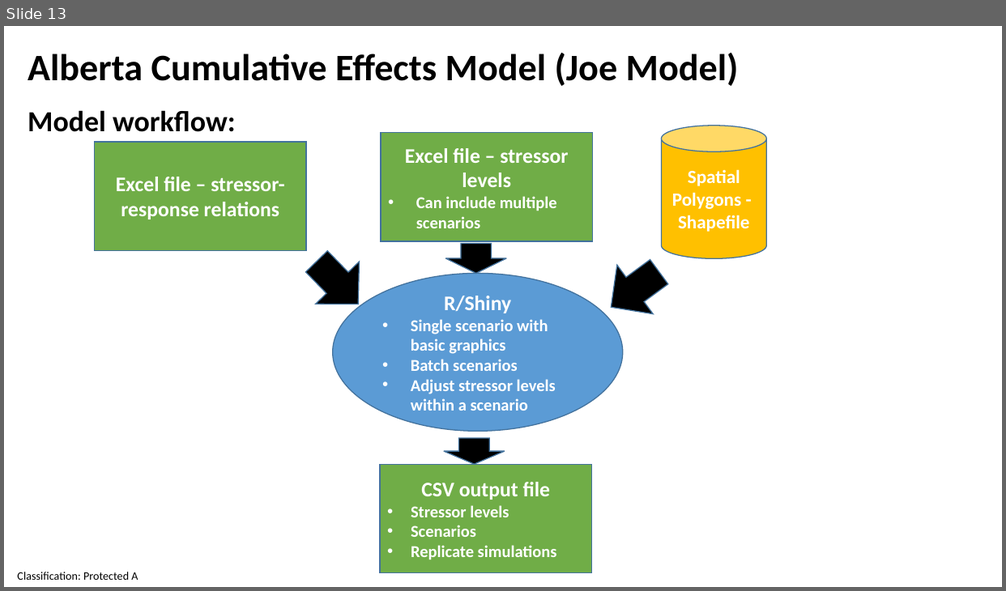
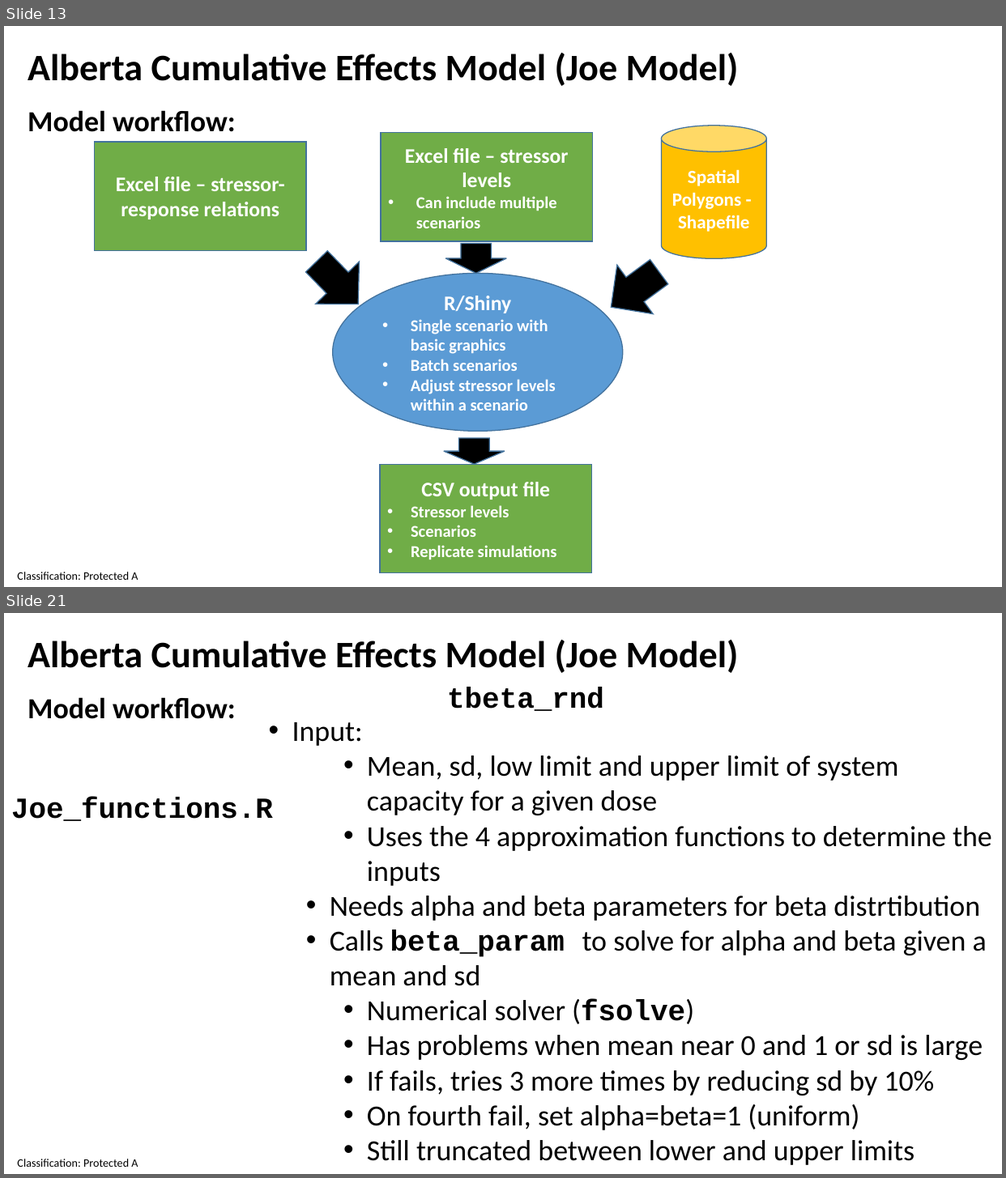
Before and after one commit to andrewpaul68/Shiny_Joe_Models, a slide deck: Joe_Shiny_28April2021.pptx. Shown one above the other, each under a label of ours: slide 13 before the commit, slides 13 and 21 after it; the slides between them are not shown. The pictures are 1006x591 and 1006x1178 pixels, drawn with LibreOffice and Linux fonts; fonts in the diff are those of the drawing. Boxes give left, top, right and bottom in pixels: in the first picture for what was removed or moved away, otherwise in the second. Text is boxed around its words. In the diff, an @@ line names an element or a change of style, - is before the commit and + after.

Commit message:
-pptx updated with more details on the coding work flow. -beta_param function updated with input from Kyle Wilson's analytical solution and checks for inappropriate mean and sd values

```diff
--- a/Joe_Shiny_28April2021.pptx
+++ b/Joe_Shiny_28April2021.pptx
@@ slide 21 added at [4,613,1002,1174], background #FFFFFF; not listed: 1 template element that a slide beside it also shows @@
@@ text added at [27,640,739,673], 36 pt, text #000000, bold @@
+Alberta Cumulative Effects Model (Joe Model)
@@ text added at [27,697,235,719], 28 pt, text #000000, bold @@
+Model workflow:
@@ text added at [447,688,604,711], 28 pt, text #000000, bold @@
+tbeta_rnd
@@ text added at [292,722,992,1165], 28 pt, text #000000 @@
+• Input:
+    • Mean, sd, low limit and upper limit of system capacity for a given dose
+    • Uses the 4 approximation functions to determine the inputs
+  • Needs alpha and beta parameters for beta distrtibution
+  • Calls beta_param to solve for alpha and beta given a mean and sd
+    • Numerical solver (fsolve)
+    • Has problems when mean near 0 and 1 or sd is large
+    • If fails, tries 3 more times by reducing sd by 10%
+    • On fourth fail, set alpha=beta=1 (uniform)
+    • Still truncated between lower and upper limits
@@ text added at [11,798,273,821], 28 pt, text #000000, bold @@
+Joe_functions.R
```
Also in this commit, not shown: 10 other slides added, 1 other file.
